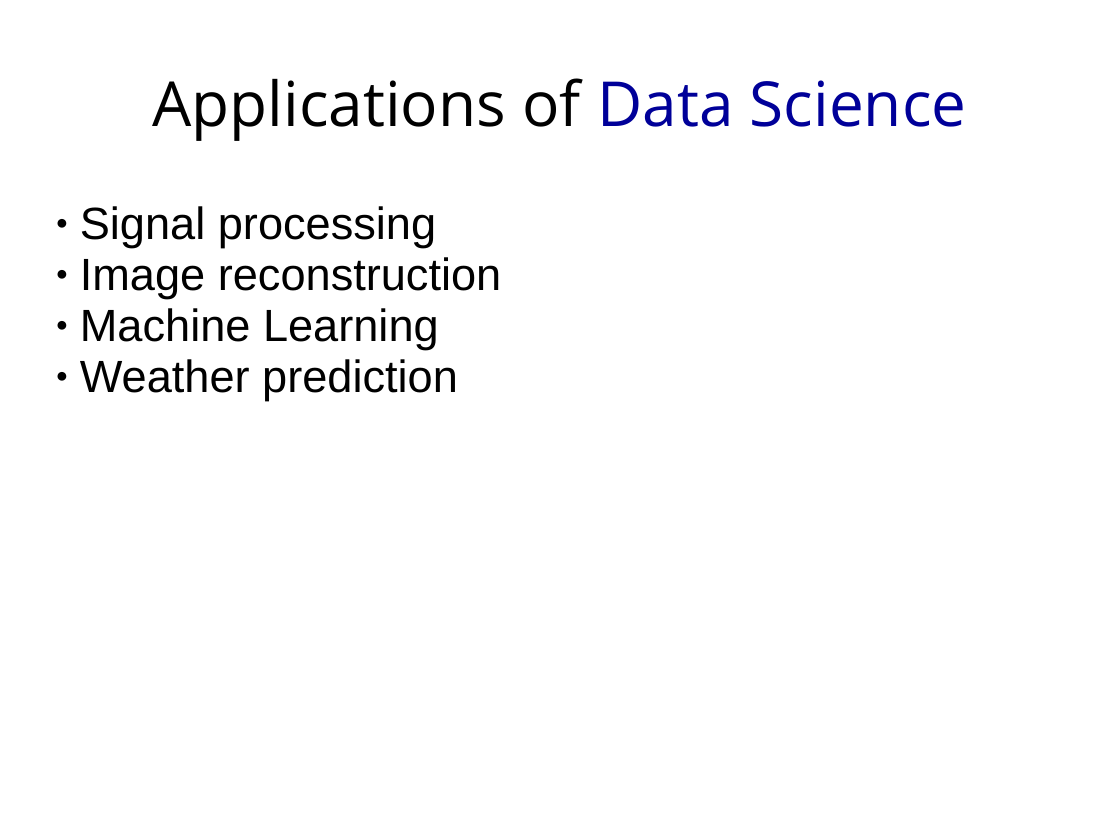
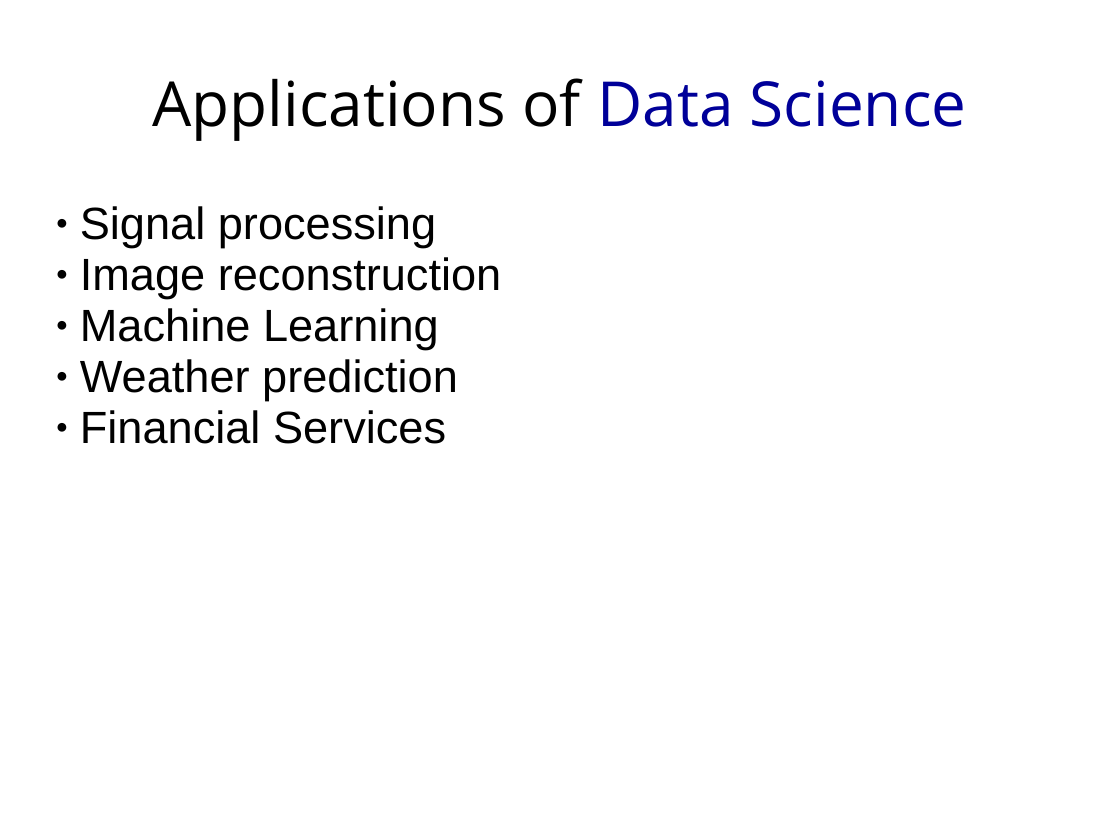
Before and after one commit to femibyte/intro_datascience_python, a slide deck: slide 7 of IntroToDataScienceUsingPython.pptx. Drawn at 1120x840 pixels with LibreOffice and Linux fonts; fonts in the diff are those of the drawing. Boxes give left, top, right and bottom in pixels: in the first picture for what was removed or moved away, otherwise in the second. Text is boxed around its words. In the diff, an @@ line names an element or a change of style, - is before the commit and + after.

```diff
--- a/IntroToDataScienceUsingPython.pptx
+++ b/IntroToDataScienceUsingPython.pptx
@@ text at [80,410,446,444]: paragraph added @@
+● Financial Services
```
Also in this commit, not shown: 7 other slides changed, 1 slide added.
